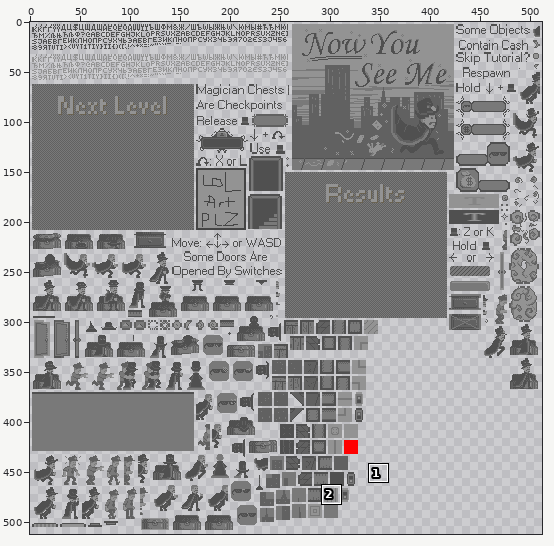
Sprite sheet: Assets/Resources/Atlases/InGameAtlas.png. The first picture is a wide view before the edit; the outline marks the close-up.
Close-up. Before the edit:
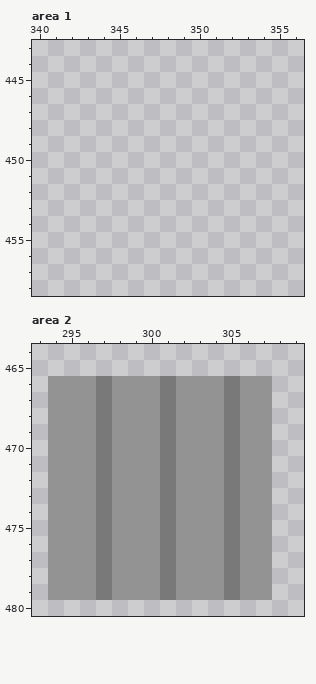
The file is 512x512 pixels. Colours within 5 levels of each other are drawn and written as one. Shown: area 1: x 340..356, y 443..458; area 2: x 293..309, y 464..480. The commit also changed other parts of the picture, which this record leaves out.
After the commit:
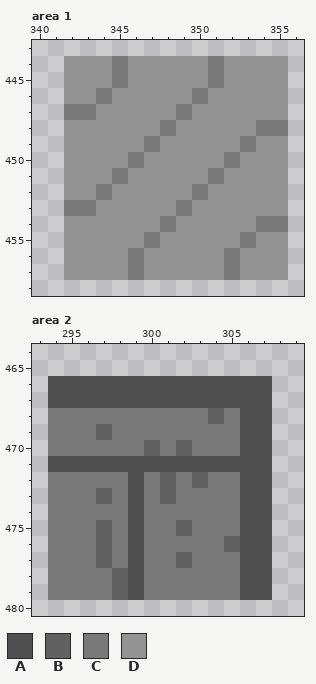
Palette (. is transparent): A #505050  B #616161  C #797979  D #939393
The edit:
Changed rows in their new state; - is an unchanged pixel.
Area 1:
first column x 342:
444 DDDCDDDDDCDDDD
445 DDDCDDDDDCDDDD
446 DDCDDDDDCDDDDD
447 CCDDDDDCDDDDDD
448 DDDDDDCDDDDDCC
449 DDDDDCDDDDDCDD
450 DDDDCDDDDDCDDD
451 DDDCDDDDDCDDDD
452 DDCDDDDDCDDDDD
453 CCDDDDDCDDDDDD
454 DDDDDDCDDDDDCC
455 DDDDDCDDDDDCDD
456 DDDDCDDDDDCDDD
457 DDDDCDDDDDCDDD
Area 2:
first column x 294:
466 AAAAAAAAAAAAAA
467 AAAAAAAAAAAAAA
468 CCC-CCC-CCB-AA
469 CCCBCCC-CCC-AA
470 CCC-CCB-BCC-AA
471 AAAAAAAAAAAAAA
472 CCC-CACBCBC-AA
473 CCCBCACBCCC-AA
474 CCC-CAC-CCC-AA
475 CCCBCAC-BCC-AA
476 CCCBCAC-CCCBAA
477 CCCBCAC-BCC-AA
478 CCC-BAC-CCC-AA
479 CCC-BAC-CCC-AA
Boxes around the changes in both close-ups, in picture pixels (x1, y1, x2, y2):
added: (64, 56, 288, 280)
changed: (48, 376, 272, 600)
